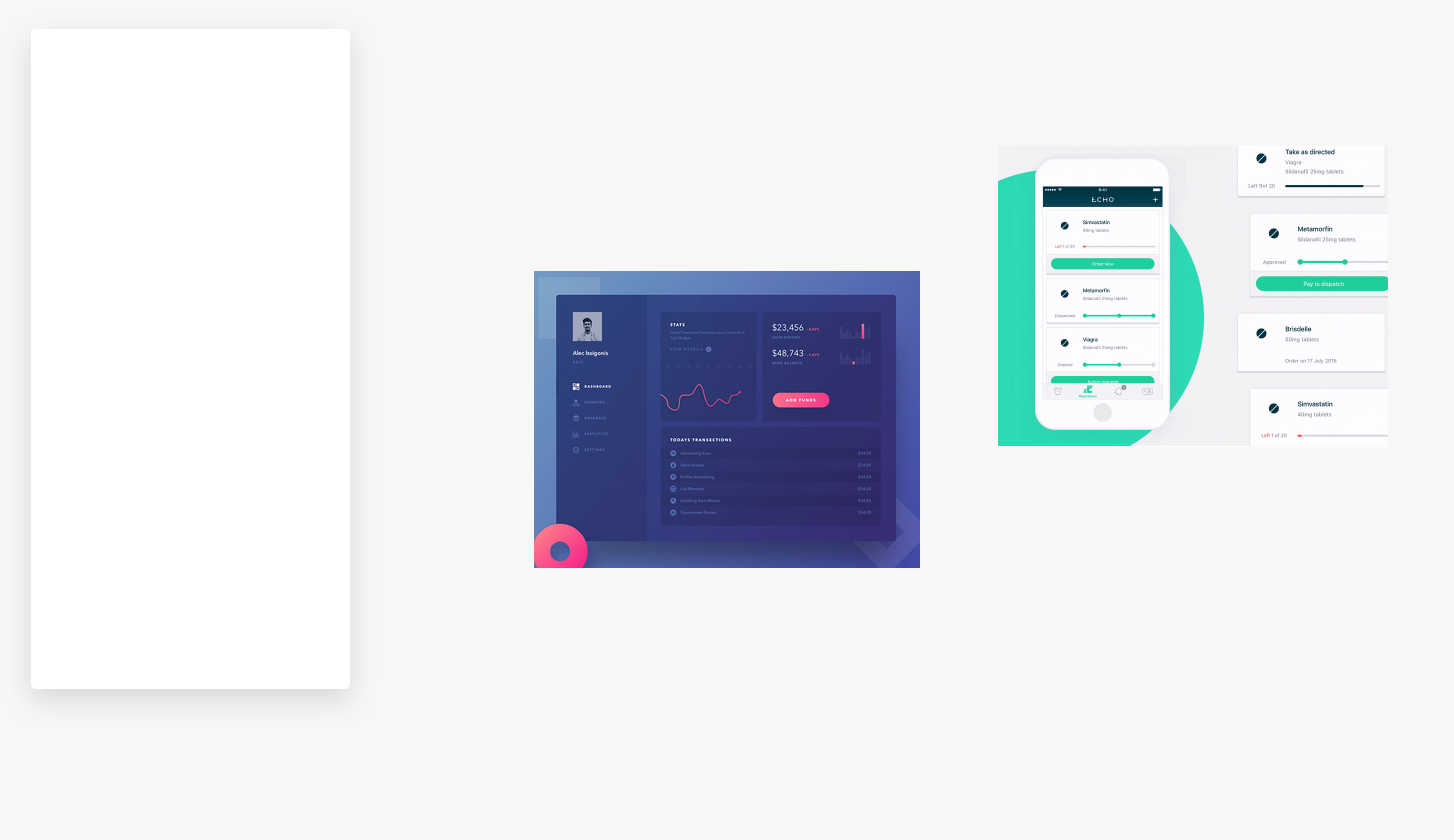
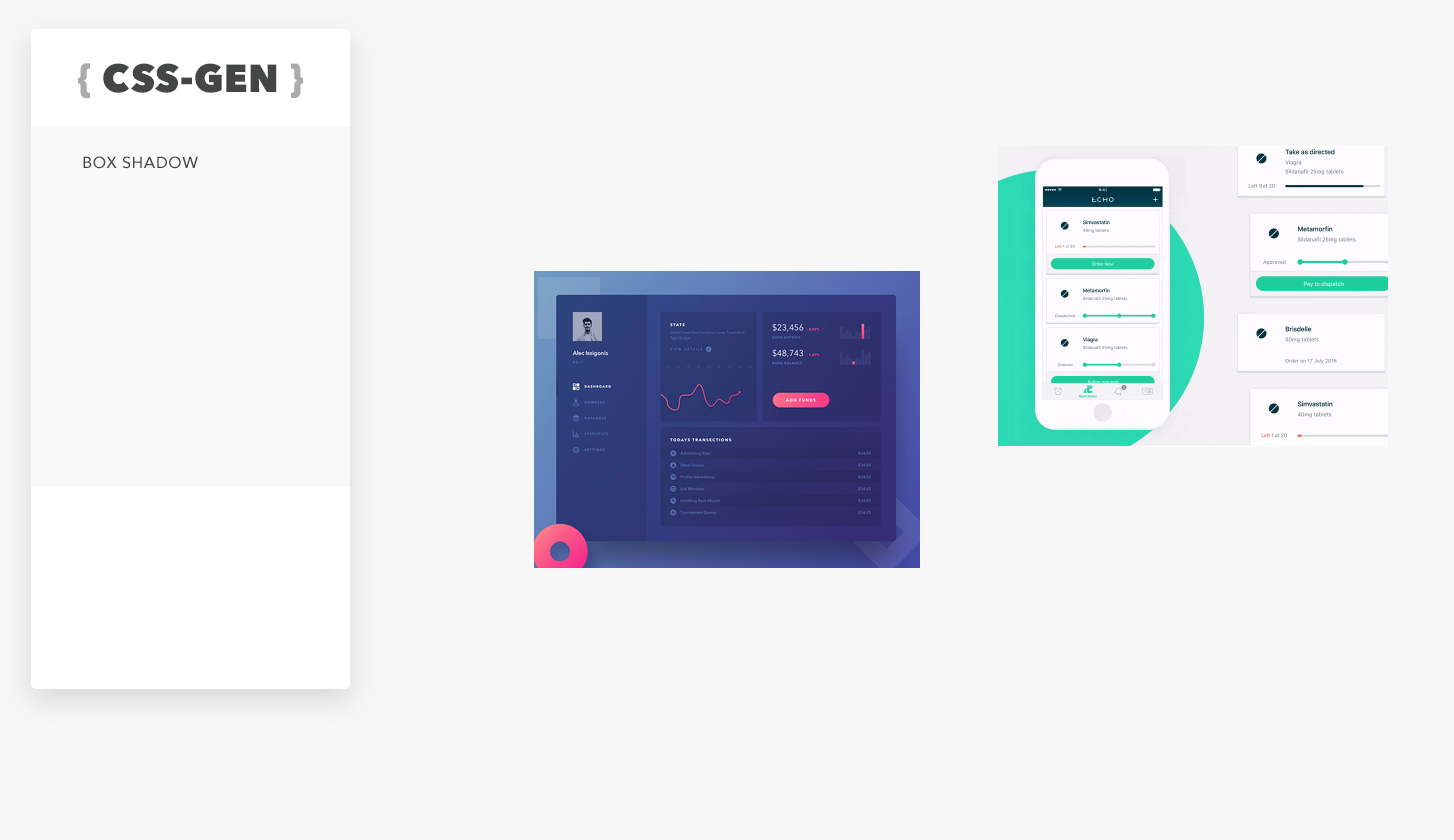
Before/after of a 1454 x 840 layered artwork. What changed in the layer stack:
added layer "BOX SHADOW" above "{ CSS-GEN }" over left=83, top=156, right=198, bottom=169
added layer "{ CSS-GEN }" above "Layer 5" over left=78, top=63, right=303, bottom=99
renamed "Layer 3" to "Layer 7", showed it, painted on it over left=31, top=70, right=350, bottom=487
